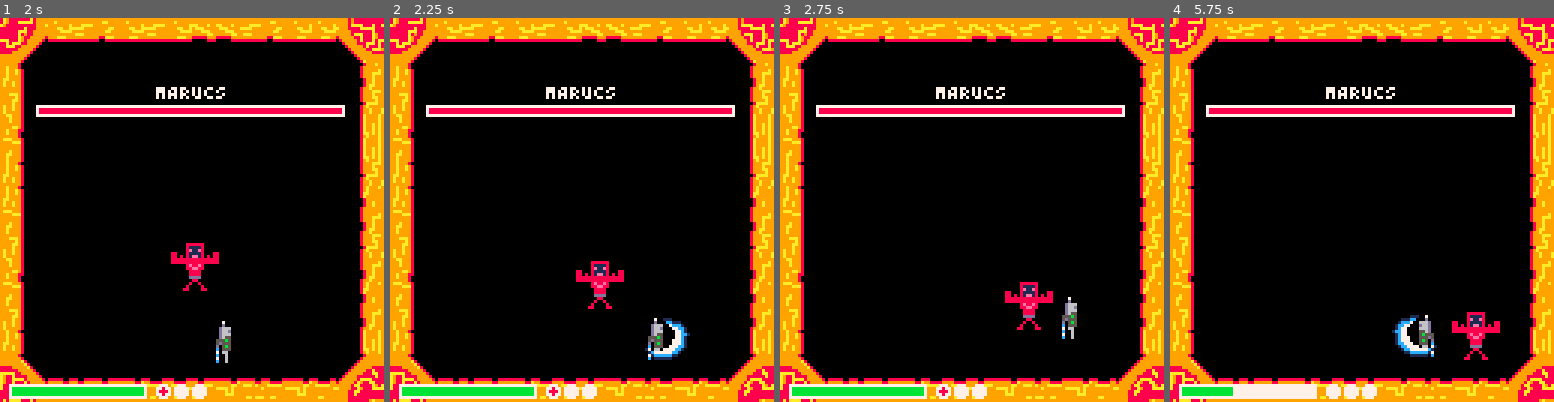
Above: before the commit, frames 1-4 (left to right).
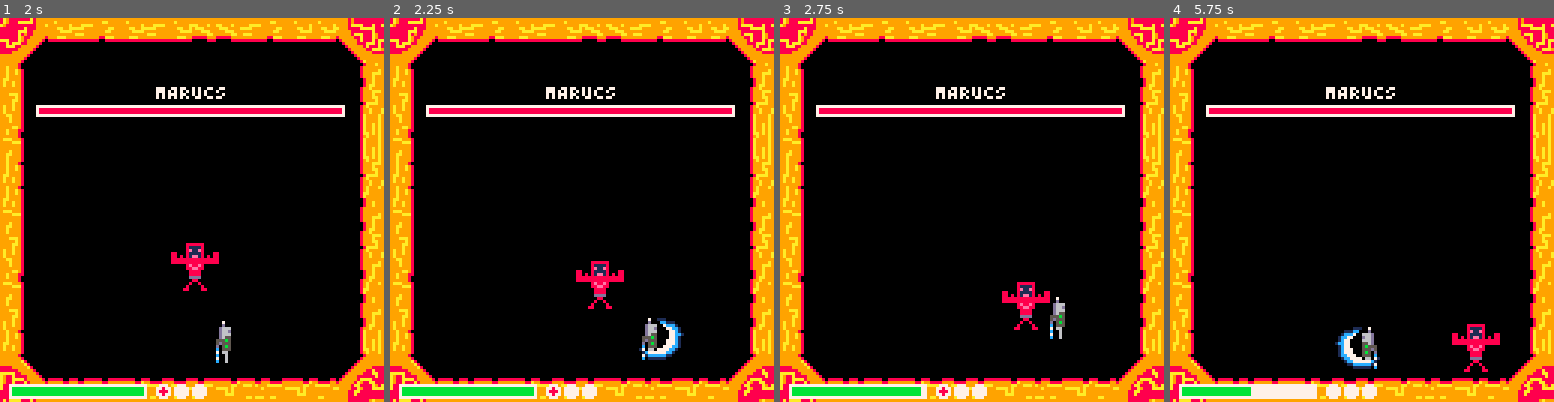
Above: after the commit, the same moments.

Repository: multikorv/pico8-godbusters
Game: PICO-8 cartridge godbusters.p8
The game is run twice, just before and just after one commit, with the same random seed, the same clock (stepped at 60 frames per second) and the same inputs.
Inputs:
- Up to frame 1 (2 s): tap X (X key) at 0.33, 1.07, 1.85 s; tap O (Z key) at 0.7, 1.7 s; hold Right from 1.6 s (still down)
- Up to frame 2 (2.25 s): release Right at 2.1 s; tap O (Z key) at 2.1 s; hold Up from 2.15 s (still down)
- Up to frame 3 (2.75 s): release Up at 2.42 s; hold Right from 2.47 s (still down); tap O (Z key) at 2.5 s
- Up to frame 4 (5.75 s): tap O (Z key) every 0.4 s from 2.9 to 5.7 s; tap X (X key) at 2.97, 4.08, 5.2 s; release Right at 3.03 s; hold Left 3.08-3.58 s; hold Down 3.63-3.97 s; hold Right 4.02-4.68 s; hold Up 4.73-5.03 s; hold Left 5.08-5.68 s; hold Down from 5.73 s (still down)

Frame 1 is identical in both runs. In frame 2, 0.9% of the frame differs, in the area x 64-79%, y 78-90%; in frame 3, 0.9%; in frame 4, 2.5%, in the area x 16-86%, y 76-99%.

Commit message:
Add set speed values when walking and dashing

Diff:
--- a/godbusters.p8
+++ b/godbusters.p8
@@ -182,7 +182,8 @@
         up = vec:new({y = 0.08}),
         down = vec:new({y = -0.08})
     },
-    speed = vec:new({x = 0.2, y = 0.2}),
+    walking_speed = 1,
+    dashing_speed = 4,
     hitbox = box:new({position = vec:new(), width = 7, height = 12}),
     weapon_hitbox = box:new({position = vec:new(), width = 12, height = 12}),
     dash_speed = 5,
@@ -222,8 +223,27 @@
             end
         end
 
+        -- Clamp at max speed but keep at lower length to enable changing direction
+        -- without the length check it always snaps back, making it impossible to change direction
+        if self.velocity:length() > 1 then
+            self.velocity = self.velocity:normalize()
+        end
+        if self.state == action_states.dashing then
+            self.velocity = self.velocity * vec:new({
+                x = self.dashing_speed,
+                y = self.dashing_speed,
+                z = self.dashing_speed
+            })
+        else
+            self.velocity = self.velocity * vec:new({
+                x = self.walking_speed,
+                y = self.walking_speed,
+                z = self.walking_speed
+            })
+        end
+
+
         self.direction = direction
-
         self.position = self.position + self.velocity
 
         self:clamp_to_edge_of_map()
@@ -424,7 +444,6 @@
     },
     hitbox = box:new({position = vec:new(), width = 15, height = 15}),
     weapon_hitbox = box:new({position = vec:new(), width = 12, height = 12}),
-    speed = vec:new({x = 0.2, y = 0.2}),
     state = action_states.walking,
     direction = direction_states.up,
     time_left_in_state = 0,
